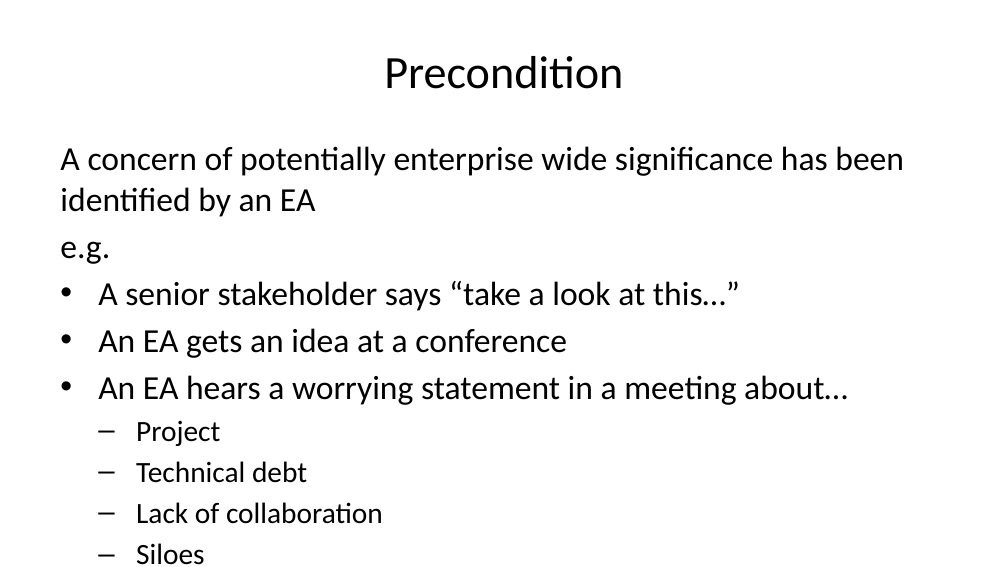
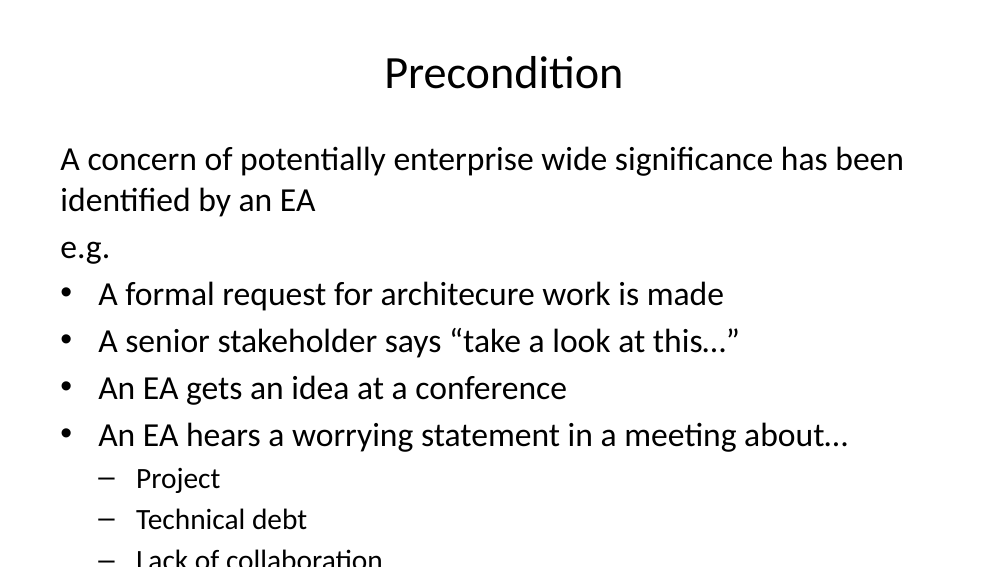
Before and after one commit to Open-Archypelago/Archypelago, a slide deck: slide 7 of building-blocks/problem-statement/Architecture-Challenge.pptx. Drawn at 1008x567 pixels with LibreOffice and Linux fonts; fonts in the diff are those of the drawing. Boxes give left, top, right and bottom in pixels: in the first picture for what was removed or moved away, otherwise in the second. Text is boxed around its words. In the diff, an @@ line names an element or a change of style, - is before the commit and + after.

```diff
--- a/building-blocks/problem-statement/Architecture-Challenge.pptx
+++ b/building-blocks/problem-statement/Architecture-Challenge.pptx
@@ text at box(98, 281, 724, 311): paragraph added @@
+• A formal request for architecure work is made
```
Also in this commit, not shown: 7 other slides changed, 2 slides added, 1 slide removed, 9 other files.
